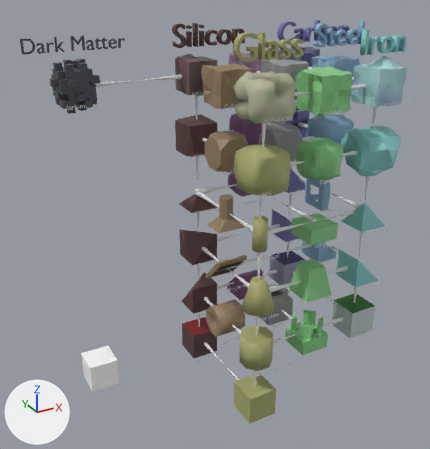
What one commit did to the glTF model dist/Model/crafting tree.glb.
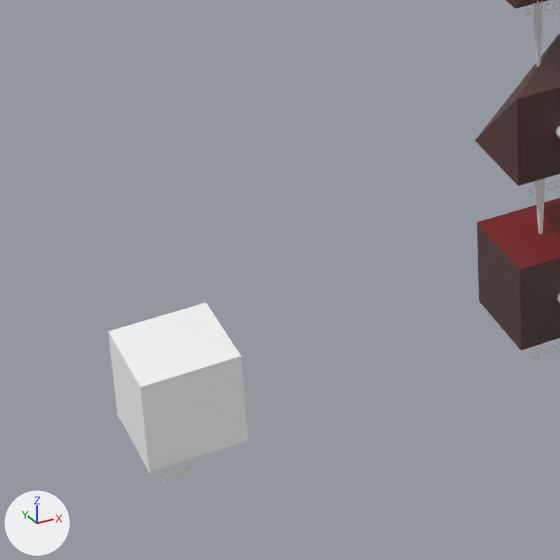
The first picture shows the older version from a 50 mm lens placed at (-10.85, -15.34, 3.3), pointed at (-2.27, 0.26, -4.5). The close-ups show both versions on the part from 12% to 48% of the width and 59% to 93% of the height of that picture; other places that the commit changed are outside them. Every picture has the same lights, and +X, +Y and +Z are marked at lower left. Where no turn or scale is listed for an object, it has been applied to the vertices.

The older version as bpy lines, for what is in view:
```python
me_cube_005 = bpy.data.meshes.new('Cube.005')
me_cube_005.from_pydata(...)  # 64 vertices, 144 faces; spans x -0.5..0.5, y -0.5..0.5, z -0.5..0.5
me_cube_005.materials.append(mat_neon_green)  # green #00ff07
me_cube_031 = bpy.data.meshes.new('Cube.031')
me_cube_031.from_pydata(...)  # 7 vertices, 10 faces; spans x -0.504..0.496, y -0.5..0.5, z -0.481..0.519
me_cube_031.materials.append(mat_silicon_001)
me_cube_042 = bpy.data.meshes.new('Cube.042')
me_cube_042.from_pydata(...)  # a box spanning x -0.5..0.5, y -0.5..0.5, z -0.5..0.5
me_cube_042.materials.append(mat_true_white)
ob_cube_002 = bpy.data.objects.new('Cube.002', me_cube_005)
ob_cube_002.location = (2.0, 2.0, 0.0)
ob_silicon_cube = bpy.data.objects.new('silicon-cube', me_cube_042)
ob_silicon_cube.location = (-2.0, 2.0, -10.0)
ob_silicon_lopped = bpy.data.objects.new('silicon-lopped', me_cube_031)
ob_silicon_lopped.location = (-1.996, 2.0, -8.019)
# also in view: 'cube' at (-6.0, 2.0, -10.0)
```
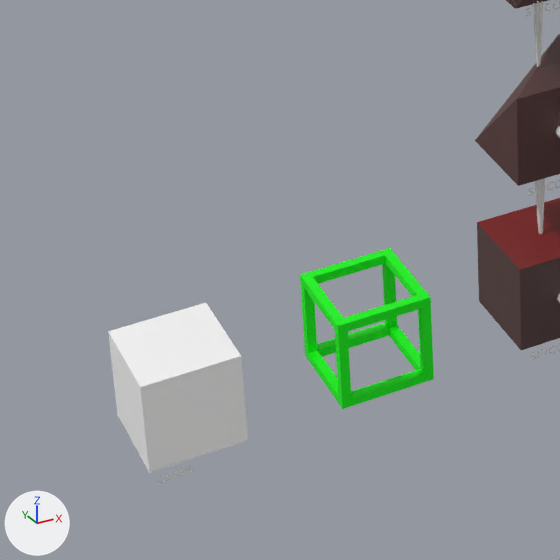
Location of each change, [x1, y1, x2, y2] in pixels of the close-ups (560 x 560 px):
```json
{"object": "Cube.002", "change": "moved", "after": [300, 248, 434, 409], "on screen": "not visible before"}
```

Scene script edits in JSON lines:
```json
{"op": "set", "path": "ob_cube_002.location", "old": "(2.0, 2.0, 0.0)", "new": "(-4.0, 2.0, -10.0)"}
```
